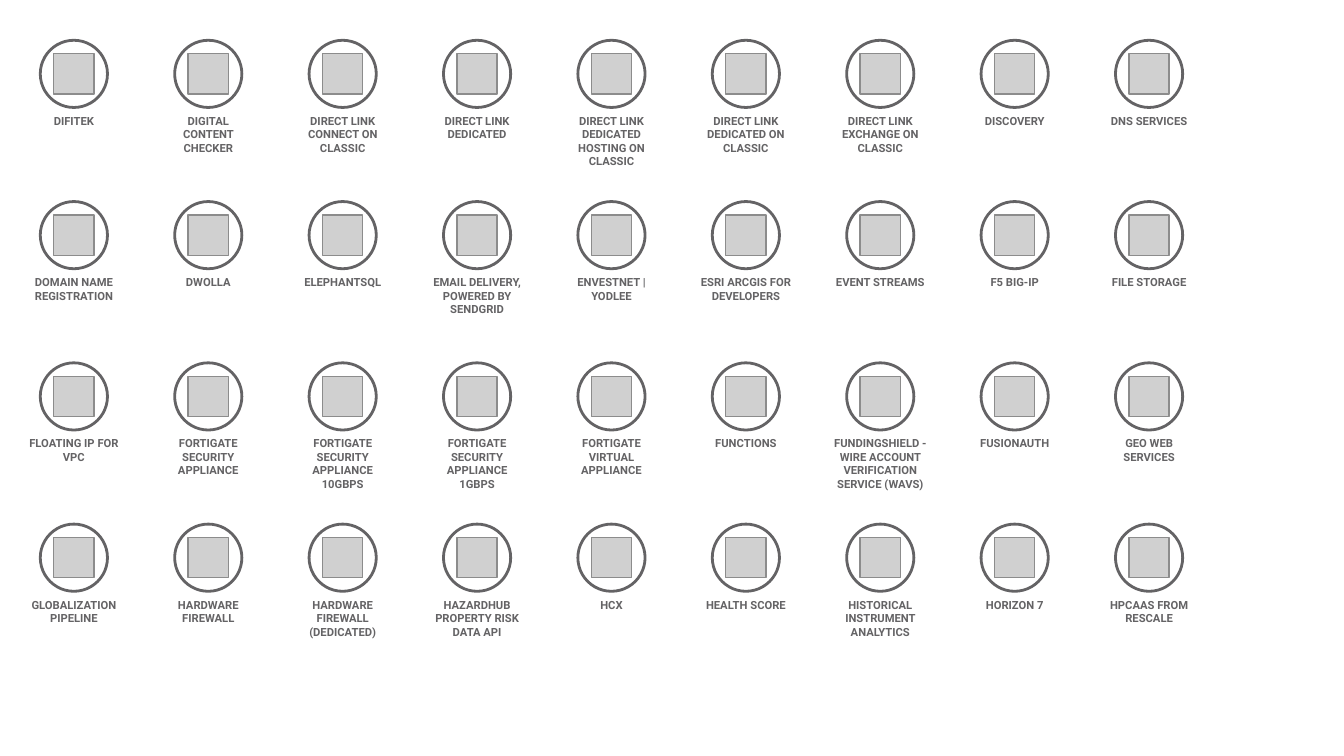
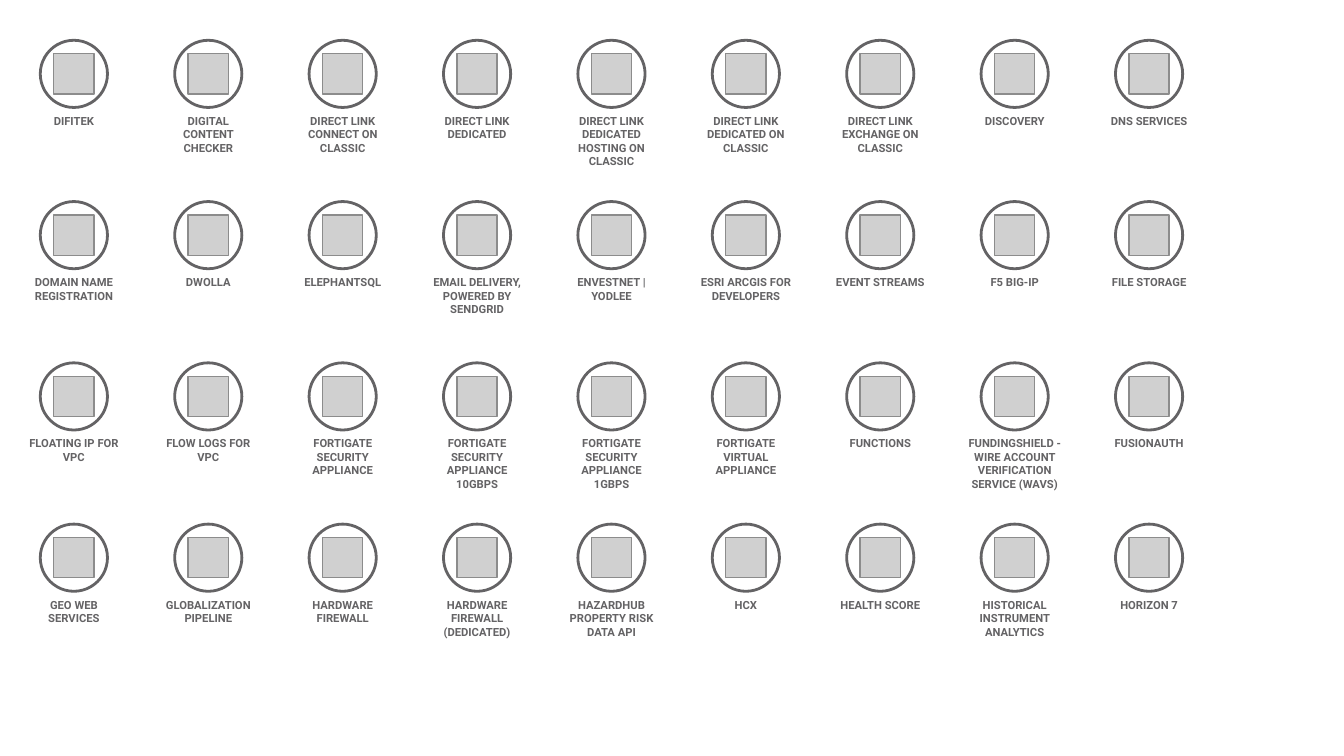
Before and after one commit to l2fprod/myarchitecture, a slide deck: slide 5 of mycatalog-architecture-diagram-template.pptx. Drawn at 1344x756 pixels with LibreOffice and Linux fonts; fonts in the diff are those of the drawing; grey boxes stand for pictures. Boxes give left, top, right and bottom in pixels: in the first picture for what was removed or moved away, otherwise in the second. Text is boxed around its words. In the diff, an @@ line names an element or a change of style, - is before the commit and + after.

```diff
--- a/mycatalog-architecture-diagram-template.pptx
+++ b/mycatalog-architecture-diagram-template.pptx
@@ text at [166,439,250,461]: text changed @@
-FORTIGATE SECURITY APPLIANCE
+FLOW LOGS FOR VPC
@@ text at [312,439,373,474]: text changed @@
-FORTIGATE SECURITY APPLIANCE 10GBPS
+FORTIGATE SECURITY APPLIANCE
@@ text at [447,439,508,488]: text changed @@
-FORTIGATE SECURITY APPLIANCE 1GBPS
+FORTIGATE SECURITY APPLIANCE 10GBPS
@@ text at [581,439,642,488]: text changed @@
-FORTIGATE VIRTUAL APPLIANCE
+FORTIGATE SECURITY APPLIANCE 1GBPS
@@ text added at [716,439,777,474], 6 pt, text #646365, bold @@
+FORTIGATE VIRTUAL APPLIANCE
@@ text "GEO WEB SERVICES": place and size @@
-text "GEO WEB SERVICES" at [1123,439,1174,461]
+text "GEO WEB SERVICES" at [48,601,99,622]
@@ 9 texts: place and size @@
-9 texts at [32,439,1049,636]
+9 texts at [166,439,1184,636]
@@ text at [312,601,373,622]: text changed @@
-HARDWARE FIREWALL (DEDICATED)
+HARDWARE FIREWALL
@@ text at [444,601,511,638]: text changed @@
-HARDWARE FIREWALL
+HARDWARE FIREWALL (DEDICATED)
@@ text removed at [1110,601,1188,622] @@
-HPCAAS FROM RESCALE
```
Also in this commit, not shown: 4 other slides changed, 1 other file.
